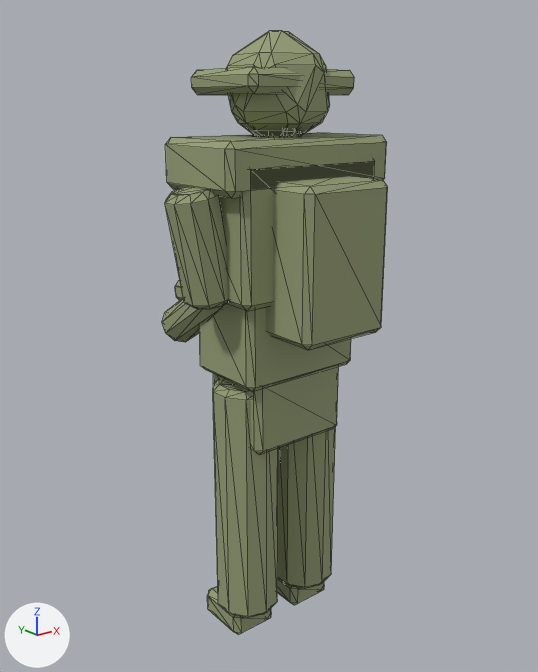
Renders of the glTF model assets/models/units/trooper_us.glb from each side of a commit.
Rendered twice from a 50 mm camera at (-1.486, -1.817, 1.762) aimed at (0.043, 0.094, 0.998). Lighting does not change. The marker at lower left points along +X, +Y and +Z. The first picture is the older version. Mesh edges are drawn as thin lines. Vertices at exactly the same position are counted once.

In view in the first picture: 'trooper_us'.
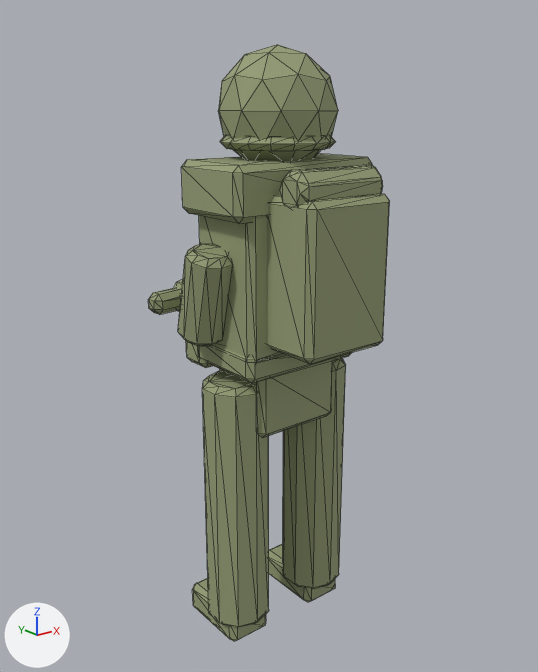
Where the change shows, as pixel boxes [x1, y1, x2, y2] in the pictures (538 x 672 px; the box of a moved part takes in the faces that stretch with it):
'trooper_us', reshaped (7% wider)
    before: [162, 30, 388, 635]
    after: [148, 44, 389, 642]
part 1 of me_cube, added
    after: [218, 44, 338, 161]
part 2 of me_cube, moved or reshaped
    before: [213, 366, 339, 455]
    after: [220, 361, 332, 438]
part 3 of me_cube, moved or reshaped
    before: [219, 161, 375, 311]
    after: [199, 216, 281, 361]
part 4 of me_cube, moved or reshaped
    before: [165, 132, 387, 198]
    after: [181, 153, 372, 224]
part 5 of me_cube, moved or reshaped
    before: [199, 304, 351, 392]
    after: [198, 344, 351, 383]
part 6 of me_cube, moved or reshaped
    before: [208, 586, 271, 635]
    after: [186, 341, 212, 368]
part 7 of me_cube, moved or reshaped (not visible afterwards)
    before: [191, 67, 354, 95]
part 8 of me_cube, added
    after: [267, 194, 389, 364]
part 9 of me_cube, moved or reshaped (not visible afterwards)
    before: [253, 134, 302, 137]
part 10 of me_cube, moved or reshaped (not visible afterwards)
    before: [250, 131, 307, 136]
part 11 of me_cube, moved or reshaped
    before: [278, 426, 336, 589]
    after: [283, 358, 346, 589]
part 12 of me_cube, moved or reshaped
    before: [213, 379, 278, 618]
    after: [202, 371, 269, 627]
part 13 of me_cube, moved or reshaped
    before: [277, 578, 324, 605]
    after: [269, 544, 335, 602]
part 14 of me_cube, added
    after: [193, 578, 266, 642]
part 15 of me_cube, moved or reshaped
    before: [165, 187, 228, 310]
    after: [178, 243, 233, 346]
part 16 of me_cube, moved or reshaped (not visible afterwards)
    before: [162, 298, 222, 342]
part 17 of me_cube, moved or reshaped (not visible before)
    after: [174, 279, 183, 312]
part 18 of me_cube, added
    after: [220, 136, 336, 151]
part 19 of me_cube, added
    after: [148, 288, 181, 315]
part 20 of me_cube, built on
    before: [175, 30, 388, 350]
    after: [280, 165, 383, 208]

What changed in the scene script:
```text
Change me_cube:
    remove me_cube.from_pydata(...)  # 672 vertices, 1264 faces; spans x -0.4..0.4, y -0.33..0.57, z -0.03..1.96
    add me_cube.from_pydata(...)  # 846 vertices, 1588 faces; spans x -0.33..0.33, y -0.34..0.38, z -0.03..1.92
    me_cube part 1: a new loose piece, an icosphere of 80 faces spanning x -0.18..0.18, y -0.19..0.19, z 1.56..1.92, in mat_trooper_us (greyish green #959e76)
    me_cube part 2: the loose piece of 24 vertices spanning x -0.18..0.18, y -0.13..0.13, z 0.69..0.95 is scaled about its middle by (0.88, 0.915, 0.915), then moved by (0.0, 0.0, 0.04)
    me_cube part 3: the loose piece of 24 vertices spanning x -0.26..0.26, y -0.18..0.16, z 1.19..1.61 is scaled about its middle by (0.838, 0.809, 1.25), then moved by (0.0, 0.0, -0.14)
    me_cube part 4: the loose piece of 24 vertices spanning x -0.31..0.31, y -0.18..0.16, z 1.51..1.67 is scaled about its middle by (0.865, 0.873, 1.08), then moved by (0.0, 0.0, -0.07)
    me_cube part 5: the loose piece of 24 vertices spanning x -0.22..0.22, y -0.14..0.14, z 0.92..1.24 is scaled about its middle by (1.02, 1.04, 0.253), then moved by (0.0, 0.0, -0.08)
    me_cube part 6: the loose piece of 24 vertices spanning x -0.22..-0.04, y -0.05..0.15, z -0.03..0.07 is scaled about its middle by (0.726, 0.544, 1.51), then moved by (-0.03, 0.11, 0.98)
    me_cube part 7: the loose piece of 24 vertices spanning x -0.2..0.2, y -0.14..0.18, z 1.79..1.86 is scaled about its middle by (0.145, 0.185, 1.78), then moved by (0.19, 0.16, -0.77)
    me_cube part 8: the loose piece of 24 vertices spanning x -0.16..0.16, y -0.33..-0.11, z 1.09..1.55 is copied, and the copy is moved by (0.0, -0.01, -0.04); it spans x -0.16..0.16, y -0.34..-0.12, z 1.05..1.51
    me_cube part 9: the loose piece of 48 vertices spanning x -0.07..0.07, y -0.07..0.07, z 1.6..1.72 is scaled about its middle by (1, 1, 1.21), then moved by (0.0, 0.0, -0.07)
    me_cube part 10: the loose piece of 60 vertices spanning x -0.12..0.12, y -0.12..0.12, z 1.64..1.88 is moved by (0.0, 0.0, -0.06)
    me_cube part 11: the loose piece of 40 vertices spanning x 0.03..0.23, y -0.11..0.11, z 0.06..0.9 is scaled about its middle by (1, 1, 1.05), then moved by (0.04, 0.0, 0.0)
    me_cube part 12: the loose piece of 40 vertices spanning x -0.23..-0.03, y -0.11..0.11, z 0.06..0.9 is scaled about its middle by (1, 1, 1.05), then moved by (-0.04, 0.0, 0.0)
    me_cube part 13: the loose piece of 24 vertices spanning x 0.04..0.22, y -0.05..0.15, z -0.03..0.07 is scaled about its middle by (0.931, 1.4, 1.13), then moved by (0.04, 0.01, 0.01)
    me_cube part 14: the loose piece of 24 vertices spanning x -0.22..-0.04, y -0.05..0.15, z -0.03..0.07 is copied, and the copy is scaled about its middle by (0.931, 1.4, 1.13), then moved by (-0.04, 0.01, 0.01); it spans x -0.25..-0.09, y -0.08..0.2, z -0.03..0.09
    me_cube part 15: the loose piece of 40 vertices spanning x -0.4..-0.2, y -0.1..0.06, z 1.18..1.54 is multiplied about its middle by the matrix ((0.869, 0.104, 0.123), (-0.064, 0.843, -0.257), (-0.148, 0.244, 0.837)), then moved by (0.05, 0.05, -0.16)
    me_cube part 16: the loose piece of 40 vertices spanning x -0.25..-0.13, y -0.02..0.34, z 0.98..1.26 is turned 32 degrees about the x axis through its middle and scaled by 0.836, then moved by (0.34, 0.02, 0.01)
    me_cube part 17: the loose piece of 40 vertices spanning x 0.13..0.25, y -0.02..0.34, z 0.98..1.26 is turned 32 degrees about the x axis through its middle and scaled by 0.836, then moved by (-0.34, 0.02, 0.01)
    me_cube part 18: a new loose piece of 48 vertices spanning x -0.18..0.18, y -0.18..0.18, z 1.63..1.67, in mat_trooper_us (greyish green #959e76)
    me_cube part 19: a new loose piece of 24 vertices spanning x -0.31..0.31, y 0.24..0.38, z 1.1..1.16, in mat_trooper_us (greyish green #959e76)
    me_cube part 20: 106 vertices removed from x -0.16..0.16, y -0.33..0.57, z 1.04..1.96; 46 vertices added at x -0.16..0.16, y -0.31..-0.19, z 1.47..1.59
    other edits to the shape of me_cube do not show in these pictures
```
